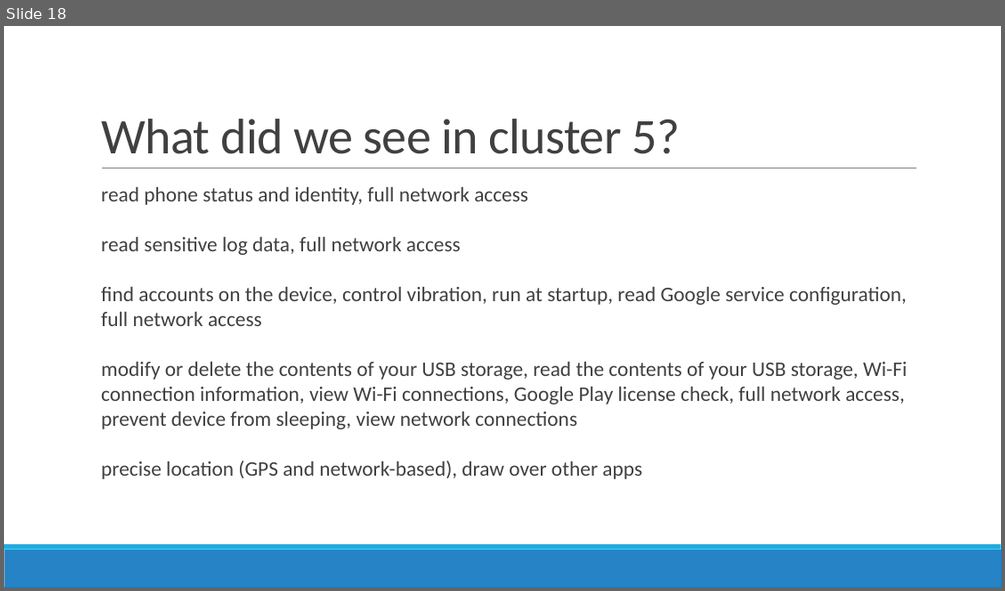
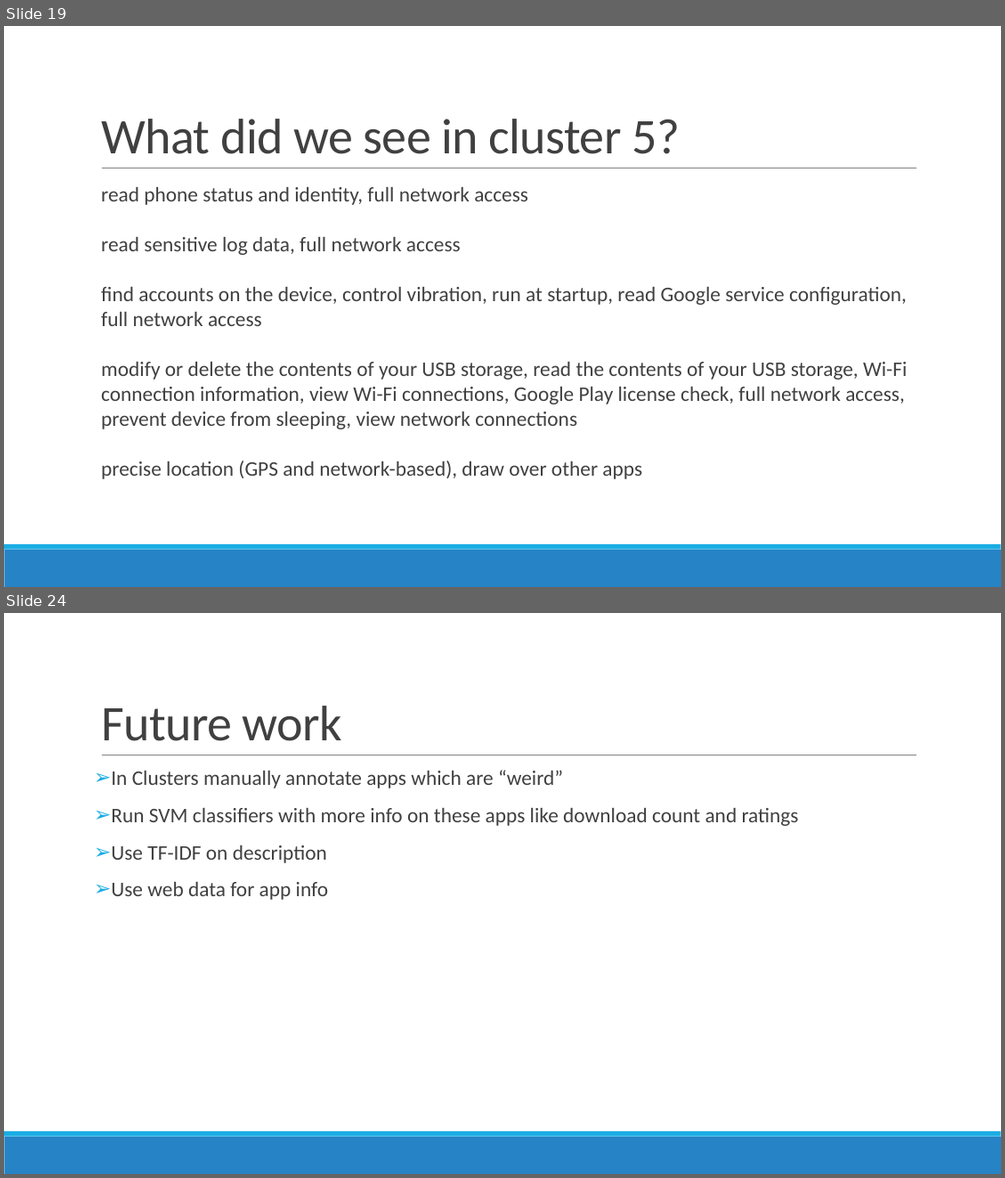
Before and after one commit to prajitdas/AndroidAnalytics, a slide deck: documentation/presentations/Google Play Store - Prajit.pptx. Shown one above the other, each under a label of ours: slide 18 before the commit, slides 19 and 24 after it; the slides between them are not shown. The pictures are 1005x591 and 1005x1178 pixels, drawn with LibreOffice and Linux fonts; fonts in the diff are those of the drawing. Boxes give left, top, right and bottom in pixels: in the first picture for what was removed or moved away, otherwise in the second. Text is boxed around its words. In the diff, an @@ line names an element or a change of style, - is before the commit and + after.

Commit message:
more debug info added

```diff
--- a/documentation/presentations/Google Play Store - Prajit.pptx
+++ b/documentation/presentations/Google Play Store - Prajit.pptx
@@ slide 24 added at [4, 613, 1001, 1174], background #FFFFFF; not listed: 3 template elements that a slide beside it also shows @@
@@ title added at [101, 706, 342, 741], 48 pt, text #404040 @@
+Future work
@@ text added at [111, 770, 799, 900], 20 pt, text #404040 @@
+➢ In Clusters manually annotate apps which are “weird”
+➢ Run SVM classifiers with more info on these apps like download count and ratings
+➢ Use TF-IDF on description
+➢ Use web data for app info
@@ what was slide 18 is now slide 19 @@
```
Also in this commit, not shown: 10 slides changed, 6 other slides added, 3 slides removed, 4 other files.
